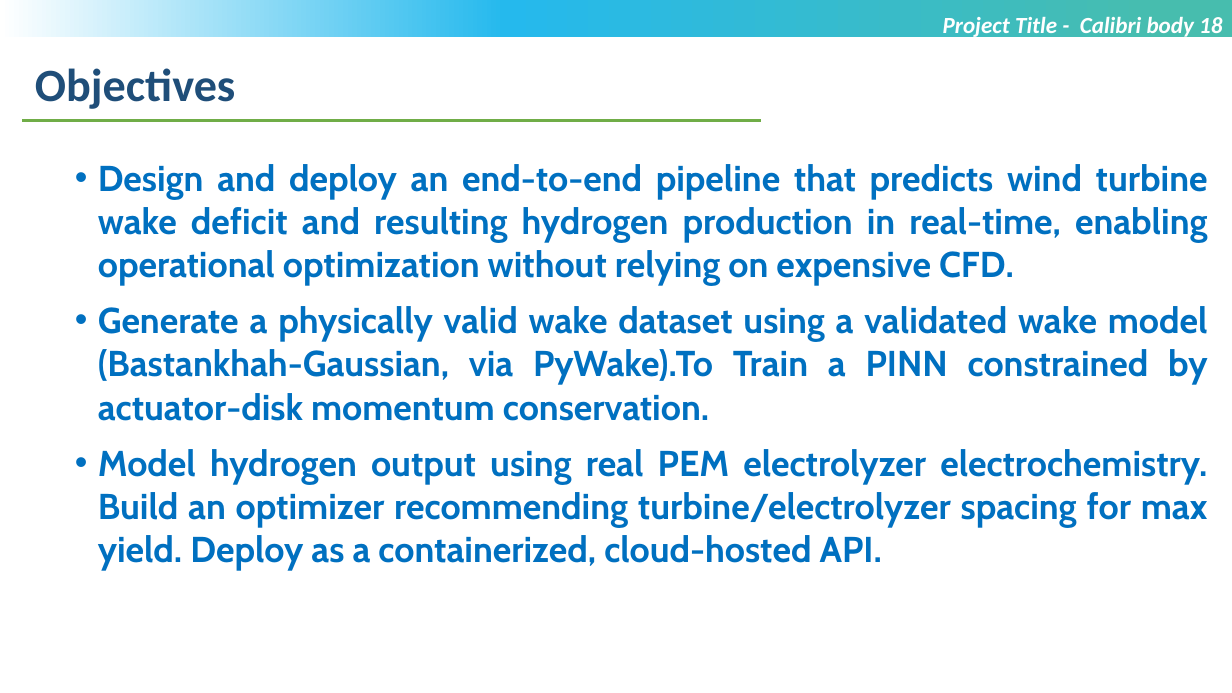
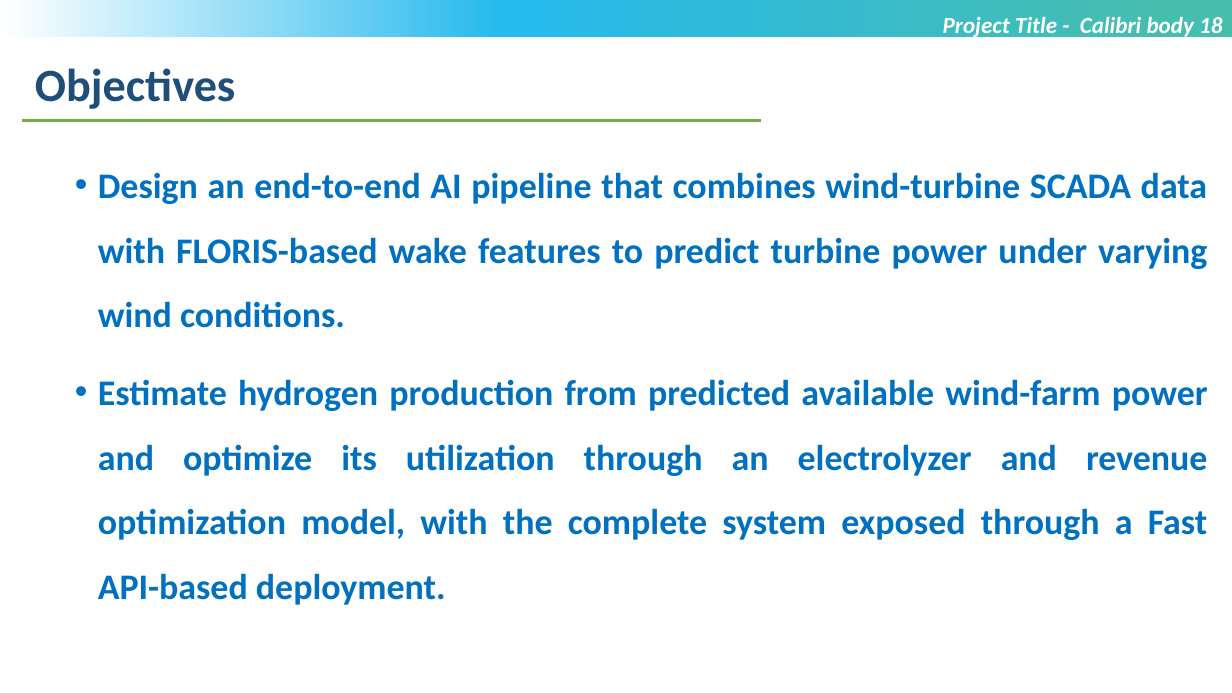
Before and after one commit to SWETHASONA001/LTM_PROEJCT_1, a slide deck: slide 4 of MTech_Project_PPT_Template_V1.pptx (slide 3 before the commit). Drawn at 1232x693 pixels with LibreOffice and Linux fonts; fonts in the diff are those of the drawing; background and template pictures are left out. Boxes give left, top, right and bottom in pixels: in the first picture for what was removed or moved away, otherwise in the second. Text is boxed around its words. In the diff, an @@ line names an element or a change of style, - is before the commit and + after.

```diff
--- a/MTech_Project_PPT_Template_V1.pptx
+++ b/MTech_Project_PPT_Template_V1.pptx
@@ text at (x1=98, y1=172, x2=1208, y2=605): text changed; font Cabin to Calibri @@
-• Design and deploy an end-to-end pipeline that predicts wind turbine wake deficit and resulting hydrogen production in real-time, enabling operational optimization without relying on expensive CFD.
-• Generate a physically valid wake dataset using a validated wake model (Bastankhah-Gaussian, via PyWake).To Train a PINN constrained by actuator-disk momentum conservation.
-• Model hydrogen output using real PEM electrolyzer electrochemistry. Build an optimizer recommending turbine/electrolyzer spacing for max yield. Deploy as a containerized, cloud-hosted API.
+• Design an end-to-end AI pipeline that combines wind-turbine SCADA data with FLORIS-based wake features to predict turbine power under varying wind conditions.
+• Estimate hydrogen production from predicted available wind-farm power and optimize its utilization through an electrolyzer and revenue optimization model, with the complete system exposed through a Fast API-based deployment.
```
Also in this commit, not shown: 9 other slides changed, 19 slides added, 3 slides removed.
